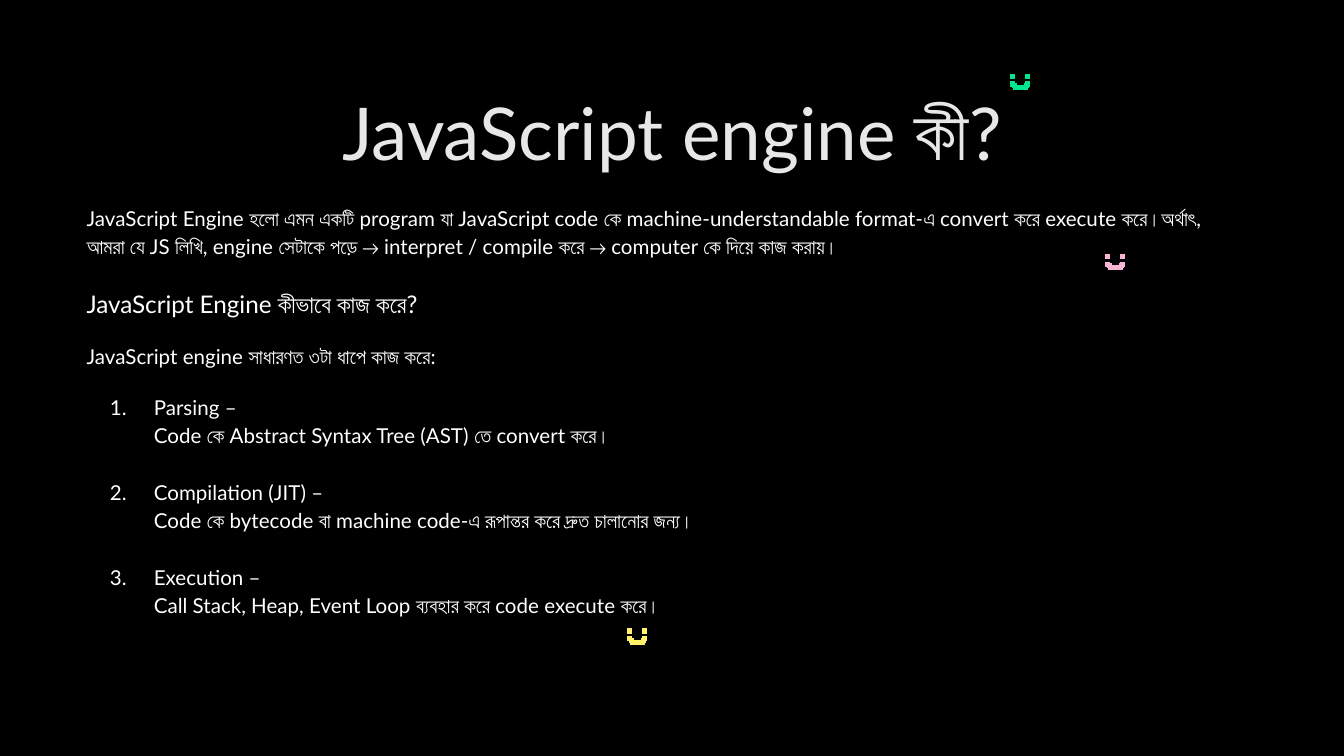
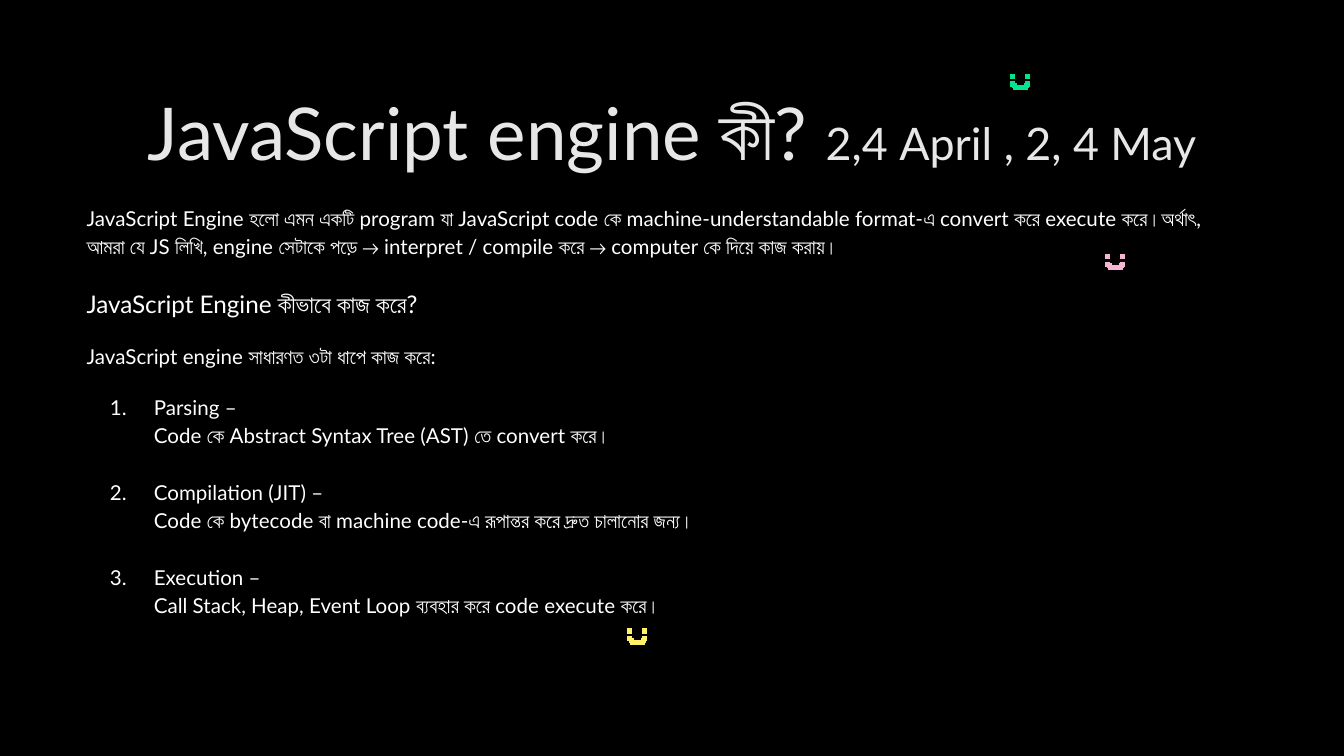
Before and after one commit to nabila-nuzhat/class-js, a slide deck: slide 2 of Interview Question JavaScript_HIGHLIGHTED.pptx. Drawn at 1344x756 pixels with LibreOffice and Linux fonts; fonts in the diff are those of the drawing. Boxes give left, top, right and bottom in pixels: in the first picture for what was removed or moved away, otherwise in the second. Text is boxed around its words. In the diff, an @@ line names an element or a change of style, - is before the commit and + after.

```diff
--- a/Interview Question JavaScript_HIGHLIGHTED.pptx
+++ b/Interview Question JavaScript_HIGHLIGHTED.pptx
@@ title at (148,103,1196,174): text changed @@
-JavaScript engine কী?
+JavaScript engine কী? 2,4 April , 2, 4 May
```
Also in this commit, not shown: 18 other slides changed, 1 slide removed.
